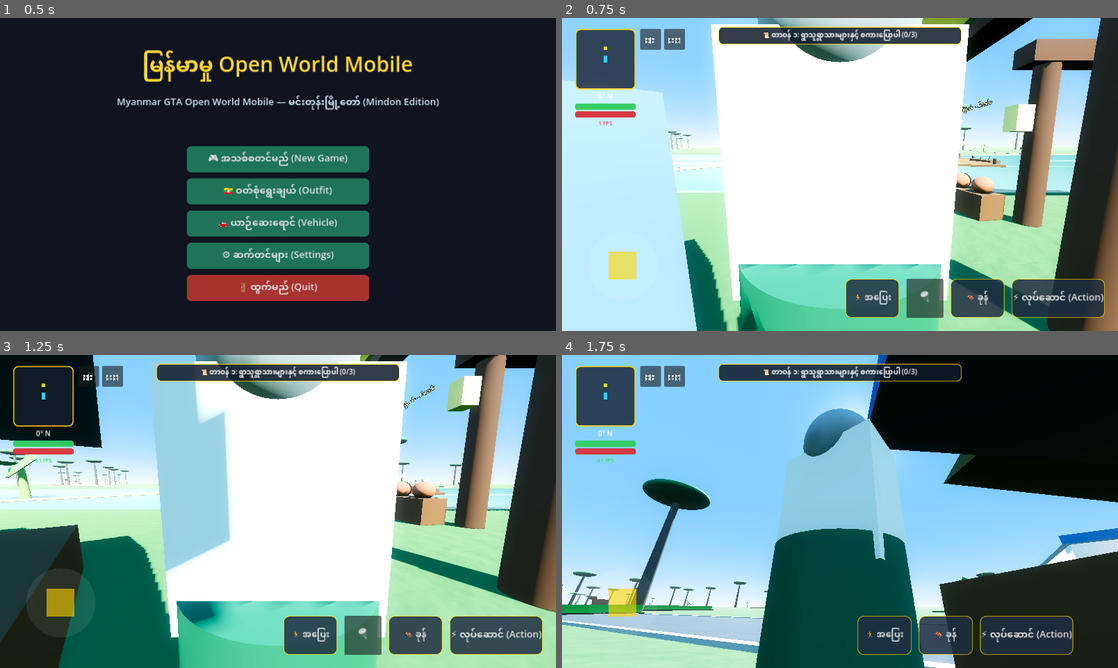
Above: before the commit, frames 1-4 (two rows, left to right).
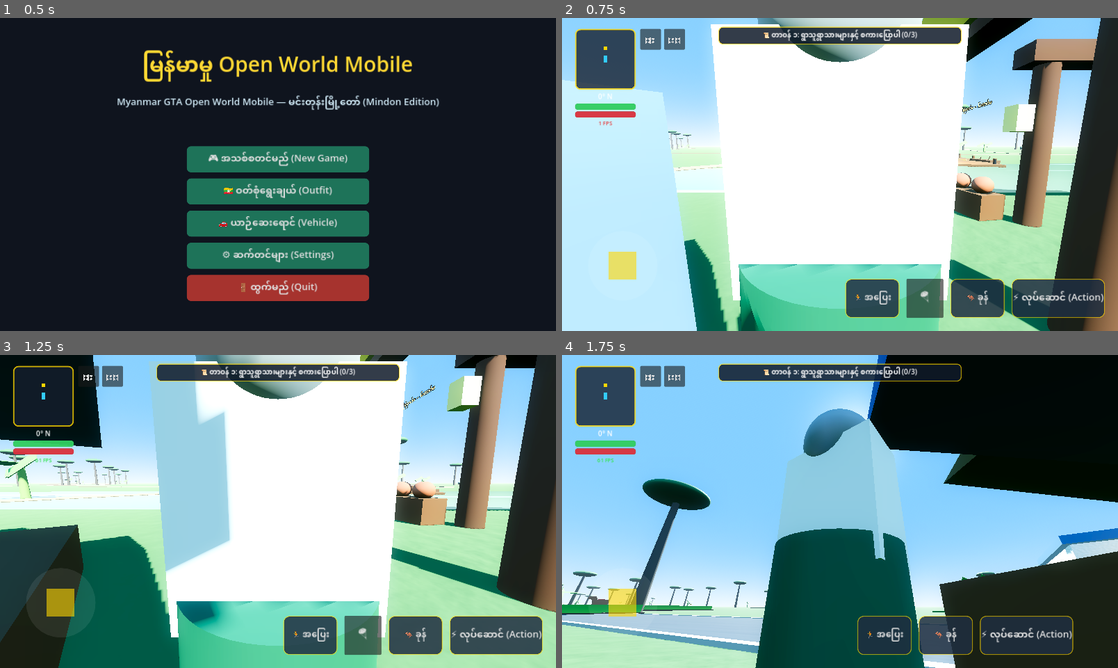
Above: after the commit, the same moments.

Repository: sudohlaingwin/gta-open-world
Game: Godot game, scene res://scenes/main_menu.tscn
The game is run twice, just before and just after one commit, with the same random seed, the same clock (stepped at 60 frames per second) and the same inputs.
Inputs (mouse positions are in pixels of both pictures, inside the frame that each line leads up to):
- Up to frame 1 (0.5 s): no input
- Up to frame 2 (0.75 s): click "🎮 အသစ်စတင်မည် (New Game)" at 0.5 s
- Up to frame 3 (1.25 s): no input
- Up to frame 4 (1.75 s): drag from (628, 611) to (895, 442) at 1.27 s

Frame 1 is identical in both runs. In frame 2, 0.7% of the frame differs, in the area x 19-93%, y 43-56%; in frame 3, 0.4%; in frame 4, nothing differs.

Commit message:
feat(slice-188): AAA Mobile Ayeyarwady River PBR Water Shader and Alluvial Sediment Overhaul

Diff:
--- a/scripts/water_river.gdshader
+++ b/scripts/water_river.gdshader
@@ -1,36 +1,39 @@
 shader_type spatial;
 render_mode cull_back, diffuse_burley, specular_schlick_ggx;
 
-// Authentic Myanmar Realistic River Water PBR Shader
-uniform vec4 shallow_color : source_color = vec4(0.18, 0.52, 0.58, 0.85);
-uniform vec4 deep_color : source_color = vec4(0.08, 0.22, 0.32, 0.95);
-uniform float wave_speed : hint_range(0.1, 3.0) = 0.8;
-uniform float wave_amplitude : hint_range(0.01, 0.3) = 0.08;
-uniform float roughness_val : hint_range(0.0, 1.0) = 0.05;
+// Authentic Myanmar Realistic Ayeyarwady River Water PBR Shader
+uniform vec4 shallow_color : source_color = vec4(0.24, 0.48, 0.42, 0.88);
+uniform vec4 deep_color : source_color = vec4(0.12, 0.28, 0.32, 0.96);
+uniform vec4 sediment_color : source_color = vec4(0.42, 0.34, 0.22, 0.92);
+uniform float wave_speed : hint_range(0.1, 3.0) = 0.95;
+uniform float wave_amplitude : hint_range(0.01, 0.4) = 0.12;
+uniform float roughness_val : hint_range(0.0, 1.0) = 0.04;
 
 void vertex() {
 	float t = TIME * wave_speed;
-	float wave1 = sin(VERTEX.x * 1.5 + t) * cos(VERTEX.z * 1.2 + t * 0.8);
-	float wave2 = sin(VERTEX.x * 2.8 - t * 1.2) * cos(VERTEX.z * 2.4 + t);
-	VERTEX.y += (wave1 + wave2 * 0.5) * wave_amplitude;
+	float wave1 = sin(VERTEX.x * 1.2 + t) * cos(VERTEX.z * 0.9 + t * 0.75);
+	float wave2 = sin(VERTEX.x * 2.4 - t * 1.1) * cos(VERTEX.z * 1.8 + t);
+	VERTEX.y += (wave1 + wave2 * 0.45) * wave_amplitude;
 	NORMAL = normalize(vec3(
-		-cos(VERTEX.x * 1.5 + t) * wave_amplitude * 1.5,
+		-cos(VERTEX.x * 1.2 + t) * wave_amplitude * 1.2,
 		1.0,
-		-cos(VERTEX.z * 1.2 + t * 0.8) * wave_amplitude * 1.2
+		-cos(VERTEX.z * 0.9 + t * 0.75) * wave_amplitude * 0.9
 	));
 }
 
 void fragment() {
-	vec2 uv_flow1 = UV * 6.0 + vec2(TIME * 0.12, TIME * 0.08);
-	vec2 uv_flow2 = UV * 10.0 - vec2(TIME * 0.09, -TIME * 0.14);
+	vec2 uv_flow1 = UV * 8.0 + vec2(TIME * 0.14, TIME * 0.06);
+	vec2 uv_flow2 = UV * 14.0 - vec2(TIME * 0.08, -TIME * 0.16);
 	float ripple1 = sin(uv_flow1.x * 6.28) * cos(uv_flow1.y * 6.28);
 	float ripple2 = sin(uv_flow2.x * 6.28) * cos(uv_flow2.y * 6.28);
-	float foam = clamp((ripple1 + ripple2 - 0.9) * 2.0, 0.0, 0.4);
+	float foam = clamp((ripple1 + ripple2 - 0.92) * 2.2, 0.0, 0.35);
 
-	vec3 water_col = mix(shallow_color.rgb, deep_color.rgb, 0.55);
-	ALBEDO = mix(water_col, vec3(0.92, 0.96, 0.98), foam);
+	// Mix authentic Myanmar alluvial river sediment with emerald deep channel
+	vec3 base_water = mix(shallow_color.rgb, deep_color.rgb, 0.5);
+	vec3 water_col = mix(base_water, sediment_color.rgb, 0.25);
+	ALBEDO = mix(water_col, vec3(0.94, 0.97, 0.98), foam);
 	ALPHA = shallow_color.a;
 	ROUGHNESS = roughness_val;
-	METALLIC = 0.2;
-	SPECULAR = 0.95;
+	METALLIC = 0.15;
+	SPECULAR = 0.98;
 }
Not shown, changed: COLLAB.md
